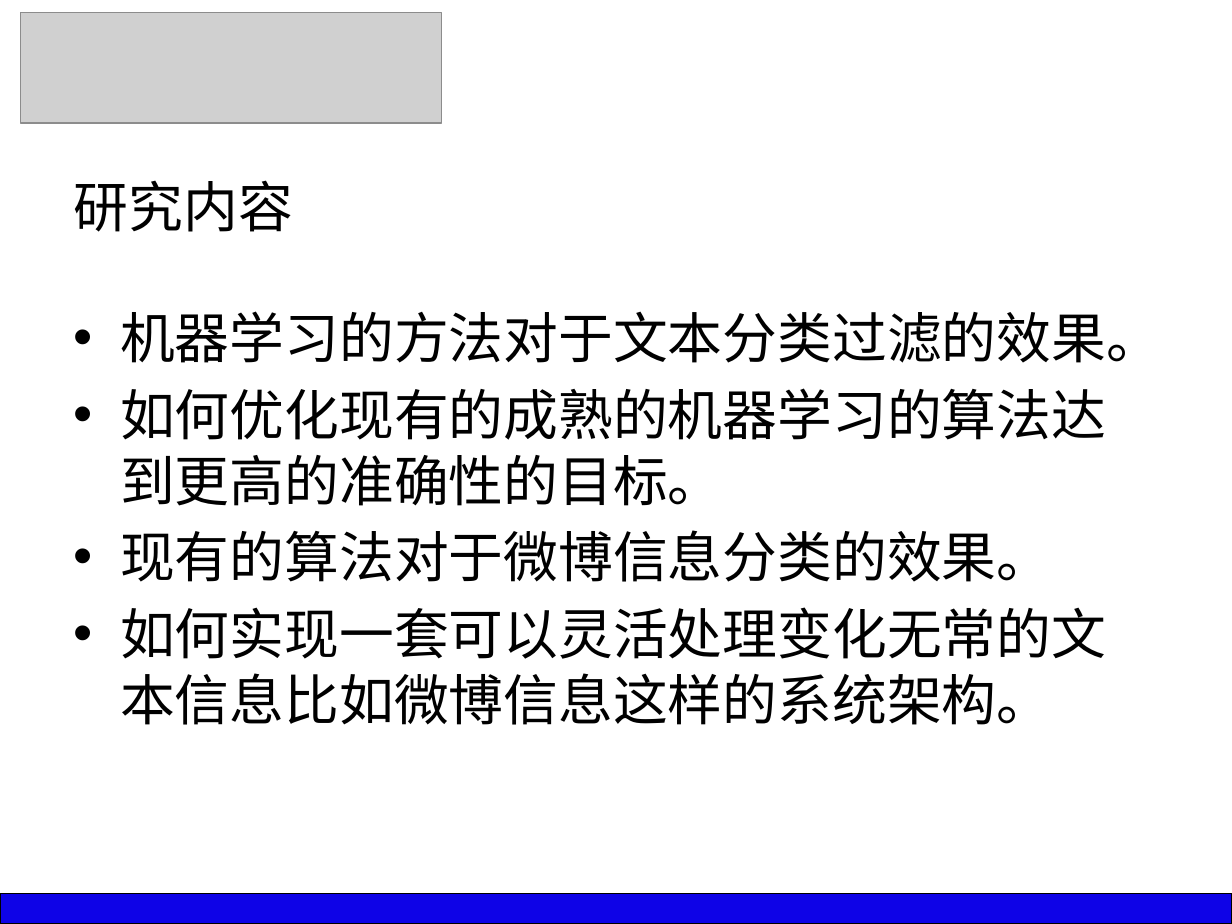
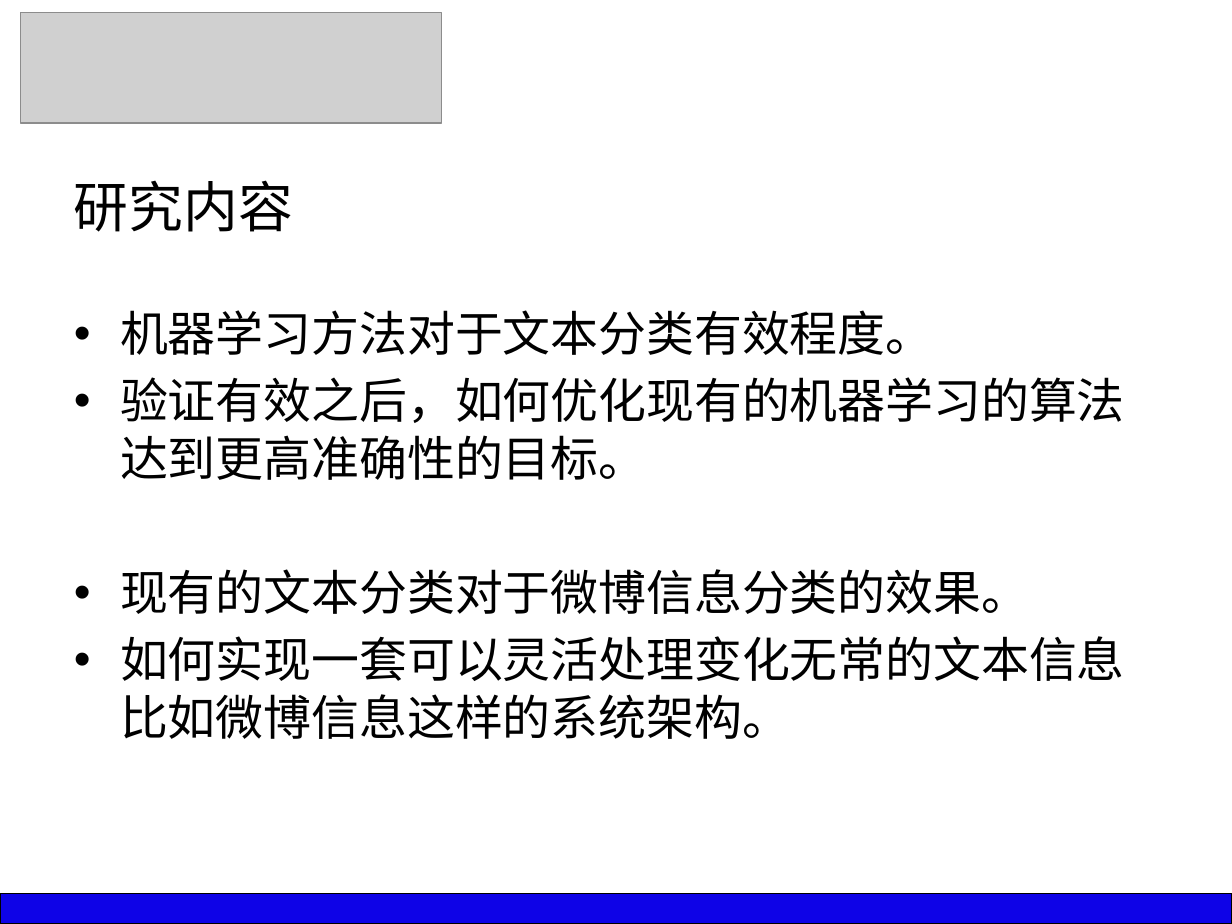
Before and after one commit to silver6wings/WeiboFilter, a slide deck: slide 3 of _Paper/GS11211B8 于俊超 毕业答辩PPT.pptx (slide 4 before the commit). Drawn at 1232x924 pixels with LibreOffice and Linux fonts; fonts in the diff are those of the drawing; grey boxes stand for pictures. Boxes give left, top, right and bottom in pixels: in the first picture for what was removed or moved away, otherwise in the second. Text is boxed around its words. In the diff, an @@ line names an element or a change of style, - is before the commit and + after.

```diff
--- a/_Paper/GS11211B8 于俊超 毕业答辩PPT.pptx
+++ b/_Paper/GS11211B8 于俊超 毕业答辩PPT.pptx
@@ text at box(120, 310, 1125, 614): text changed; size 32 to 28 pt; font Calibri to Noto Sans CJK SC @@
-• 机器学习的方法对于文本分类过滤的效果。
-• 如何优化现有的成熟的机器学习的算法达到更高的准确性的目标。
-• 现有的算法对于微博信息分类的效果。
+• 机器学习方法对于文本分类有效程度。
+• 验证有效之后，如何优化现有的机器学习的算法达到更高准确性的目标。
+• 现有的文本分类对于微博信息分类的效果。
@@ text at box(120, 636, 1125, 739): size 32 to 28 pt, font Calibri to Noto Sans CJK SC in "如何实现一套可以灵活处理变化无常的文本信息比如微博信息这样的系统架构。" @@
```
Also in this commit, not shown: 13 other slides changed, 2 other files.
